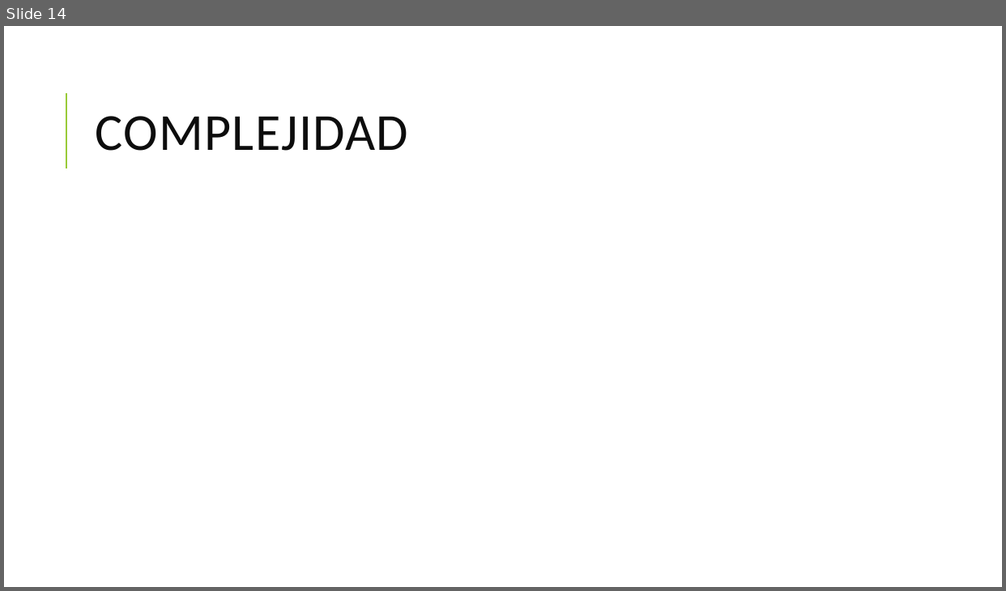
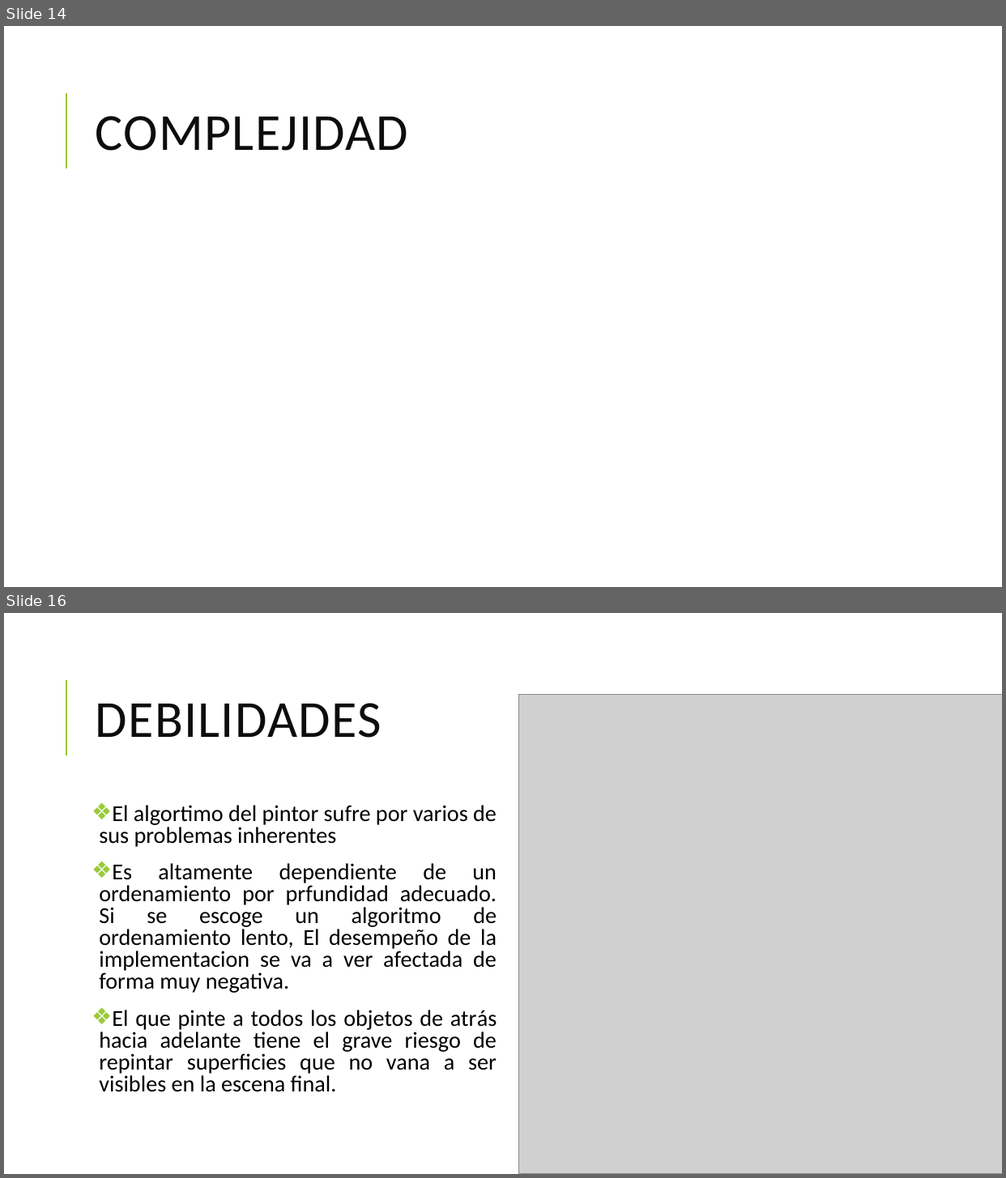
Before and after one commit to MogGy94/paintersAlg, a slide deck: ALGOritmo del Pintor.pptx. Shown one above the other, each under a label of ours: slide 14 before the commit, slides 14 and 16 after it; the slides between them are not shown. The pictures are 1006x591 and 1006x1178 pixels, drawn with LibreOffice and Linux fonts; fonts in the diff are those of the drawing; grey boxes stand for pictures. Boxes give left, top, right and bottom in pixels: in the first picture for what was removed or moved away, otherwise in the second. Text is boxed around its words. In the diff, an @@ line names an element or a change of style, - is before the commit and + after.

```diff
--- a/ALGOritmo del Pintor.pptx
+++ b/ALGOritmo del Pintor.pptx
@@ slide 16 added at (x1=4, y1=613, x2=1002, y2=1174), background #FFFFFF; not listed: 1 template element that a slide beside it also shows @@
@@ title added at (x1=96, y1=703, x2=381, y2=738), 50 pt, text #0D0D0D @@
+DEBILIDADES
@@ picture added at (x1=518, y1=695, x2=1002, y2=1174) @@
@@ text added at (x1=99, y1=805, x2=496, y2=1093), 22 pt, text #000000 @@
+❖ El algortimo del pintor sufre por varios de sus problemas inherentes
+❖ Es altamente dependiente de un ordenamiento por prfundidad adecuado. Si se escoge un algoritmo de ordenamiento lento, El desempeño de la implementacion se va a ver afectada de forma muy negativa.
+❖ El que pinte a todos los objetos de atrás hacia adelante tiene el grave riesgo de repintar superficies que no vana a ser visibles en la escena final.
```
Also in this commit, not shown: 10 slides changed, 2 other slides added.
